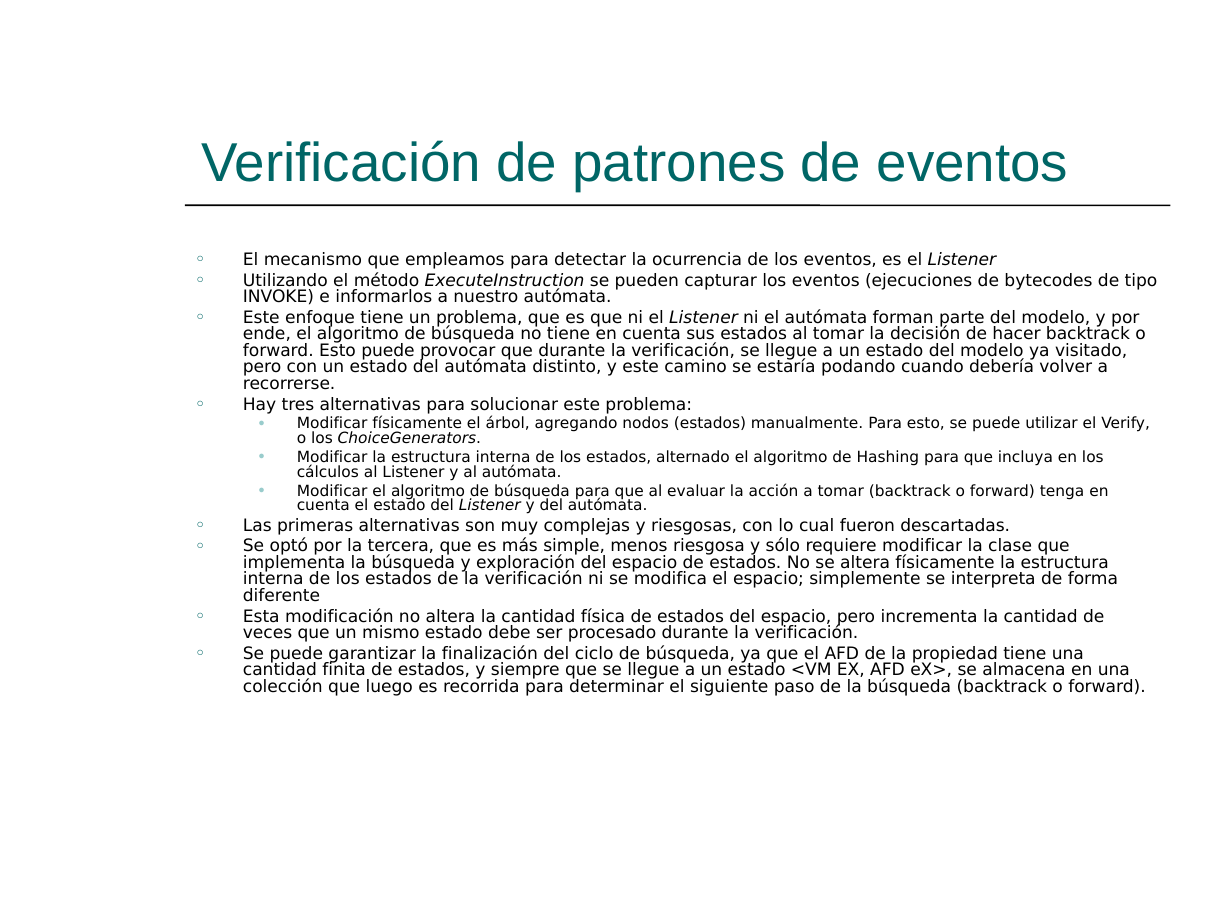
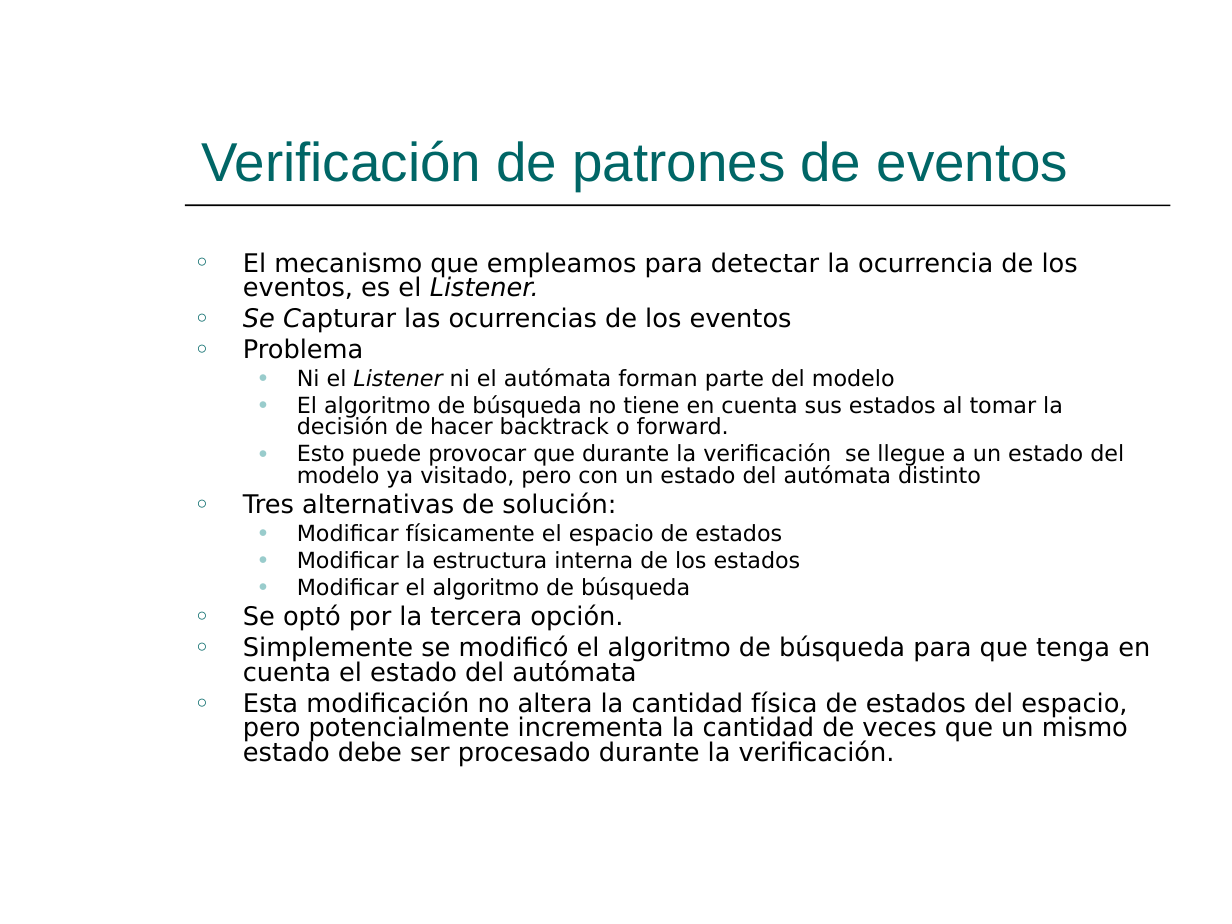
Before and after one commit to hugomelendez/tesis-jpf-2006, a slide deck: slide 23 of tesis-doc/Presentación.ppt. Drawn at 1232x924 pixels with LibreOffice and Linux fonts; fonts in the diff are those of the drawing. Boxes give left, top, right and bottom in pixels: in the first picture for what was removed or moved away, otherwise in the second. Text is boxed around its words. In the diff, an @@ line names an element or a change of style, - is before the commit and + after.

```diff
--- a/tesis-doc/Presentación.ppt
+++ b/tesis-doc/Presentación.ppt
@@ text at (x1=243, y1=252, x2=1150, y2=767): text changed; size 10 to 15 pt @@
-○ El mecanismo que empleamos para detectar la ocurrencia de los eventos, es el Listener
-○ Utilizando el método ExecuteInstruction se pueden capturar los eventos (ejecuciones de bytecodes de tipo INVOKE) e informarlos a nuestro autómata.
-○ Este enfoque tiene un problema, que es que ni el Listener ni el autómata forman parte del modelo, y por ende, el algoritmo de búsqueda no tiene en cuenta sus estados al tomar la decisión de hacer backtrack o forward. Esto puede provocar que durante la verificación, se llegue a un estado del modelo ya visitado, pero con un estado del autómata distinto, y este camino se estaría podando cuando debería volver a recorrerse.
-○ Hay tres alternativas para solucionar este problema:
-  ● Modificar físicamente el árbol, agregando nodos (estados) manualmente. Para esto, se puede utilizar el Verify, o los ChoiceGenerators.
-  ● Modificar la estructura interna de los estados, alternado el algoritmo de Hashing para que incluya en los cálculos al Listener y al autómata.
-  ● Modificar el algoritmo de búsqueda para que al evaluar la acción a tomar (backtrack o forward) tenga en cuenta el estado del Listener y del autómata.
-○ Las primeras alternativas son muy complejas y riesgosas, con lo cual fueron descartadas.
-○ Se optó por la tercera, que es más simple, menos riesgosa y sólo requiere modificar la clase que implementa la búsqueda y exploración del espacio de estados. No se altera físicamente la estructura interna de los estados de la verificación ni se modifica el espacio; simplemente se interpreta de forma diferente
-○ Esta modificación no altera la cantidad física de estados del espacio, pero incrementa la cantidad de veces que un mismo estado debe ser procesado durante la verificación.
-○ Se puede garantizar la finalización del ciclo de búsqueda, ya que el AFD de la propiedad tiene una cantidad finita de estados, y siempre que se llegue a un estado <VM EX, AFD eX>, se almacena en una colección que luego es recorrida para determinar el siguiente paso de la búsqueda (backtrack o forward).
+○ El mecanismo que empleamos para detectar la ocurrencia de los eventos, es el Listener.
+○ Se Capturar las ocurrencias de los eventos
+○ Problema
+  ● Ni el Listener ni el autómata forman parte del modelo
+  ● El algoritmo de búsqueda no tiene en cuenta sus estados al tomar la decisión de hacer backtrack o forward.
+  ● Esto puede provocar que durante la verificación se llegue a un estado del modelo ya visitado, pero con un estado del autómata distinto
+○ Tres alternativas de solución:
+  ● Modificar físicamente el espacio de estados
+  ● Modificar la estructura interna de los estados
+  ● Modificar el algoritmo de búsqueda
+○ Se optó por la tercera opción.
+○ Simplemente se modificó el algoritmo de búsqueda para que tenga en cuenta el estado del autómata
+○ Esta modificación no altera la cantidad física de estados del espacio, pero potencialmente incrementa la cantidad de veces que un mismo estado debe ser procesado durante la verificación.
```
Also in this commit, not shown: 29 other slides changed, 2 slides added.
